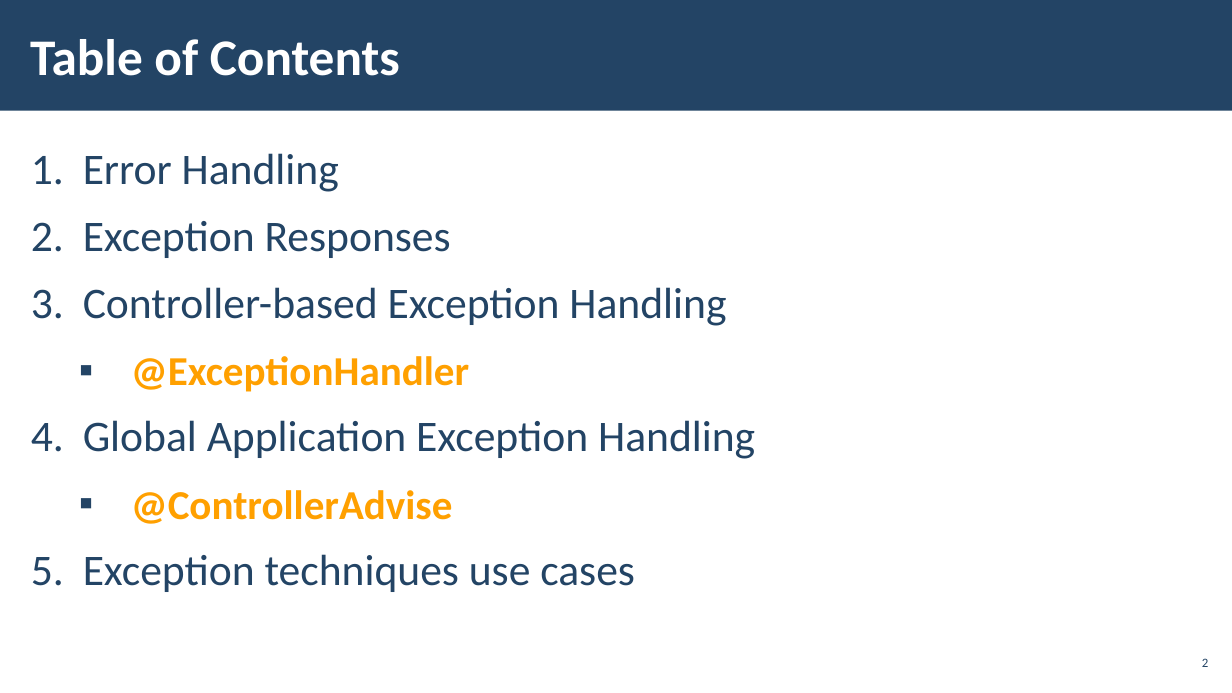
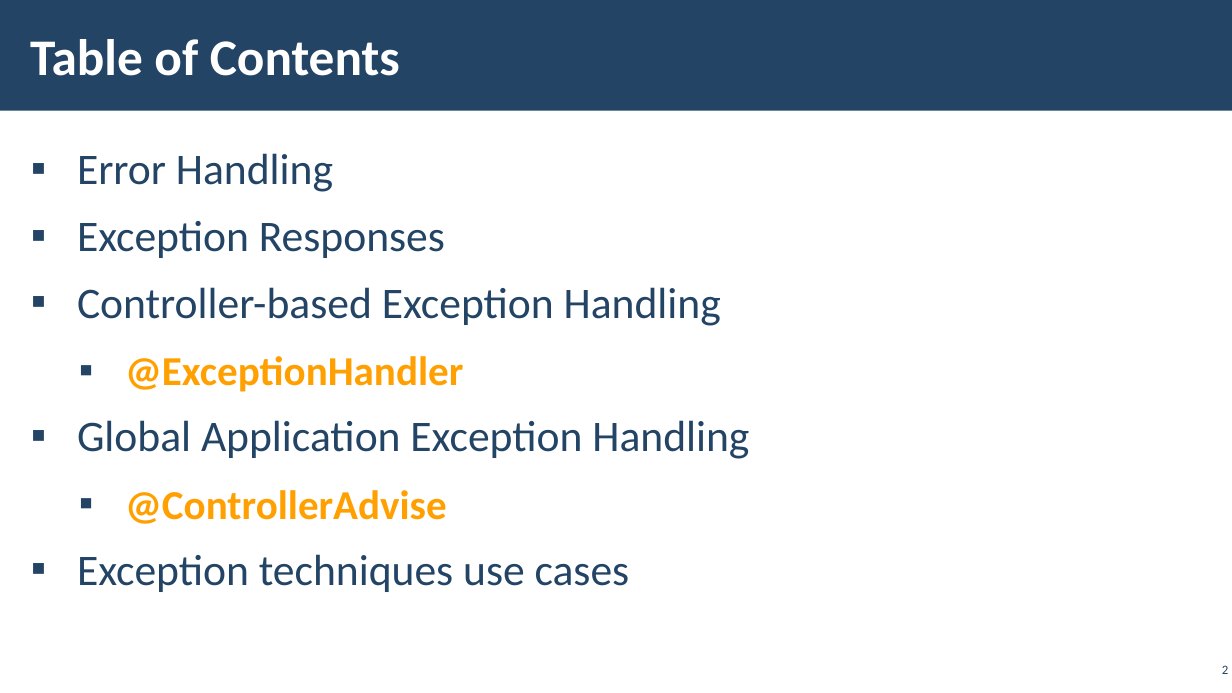
Before and after one commit to pnkosev/java-spring, a slide deck: slide 2 of ++presentations/05. Java-MVC-Frameworks-Error-Handling.pptx. Drawn at 1232x693 pixels with LibreOffice and Linux fonts; fonts in the diff are those of the drawing; background and template pictures are left out. Boxes give left, top, right and bottom in pixels: in the first picture for what was removed or moved away, otherwise in the second. Text is boxed around its words. In the diff, an @@ line names an element or a change of style, - is before the commit and + after.

Commit message:
Adding error handling

```diff
--- a/++presentations/05. Java-MVC-Frameworks-Error-Handling.pptx
+++ b/++presentations/05. Java-MVC-Frameworks-Error-Handling.pptx
@@ text "Error Handling" at [77, 153, 749, 592]: bullet 1. to ▪; indent changed @@
@@ page number: place and size @@
-page number at [1202, 658, 1208, 667]
+page number at [1222, 665, 1228, 674]
```
Also in this commit, not shown: 9 other slides changed, 2 other files.
